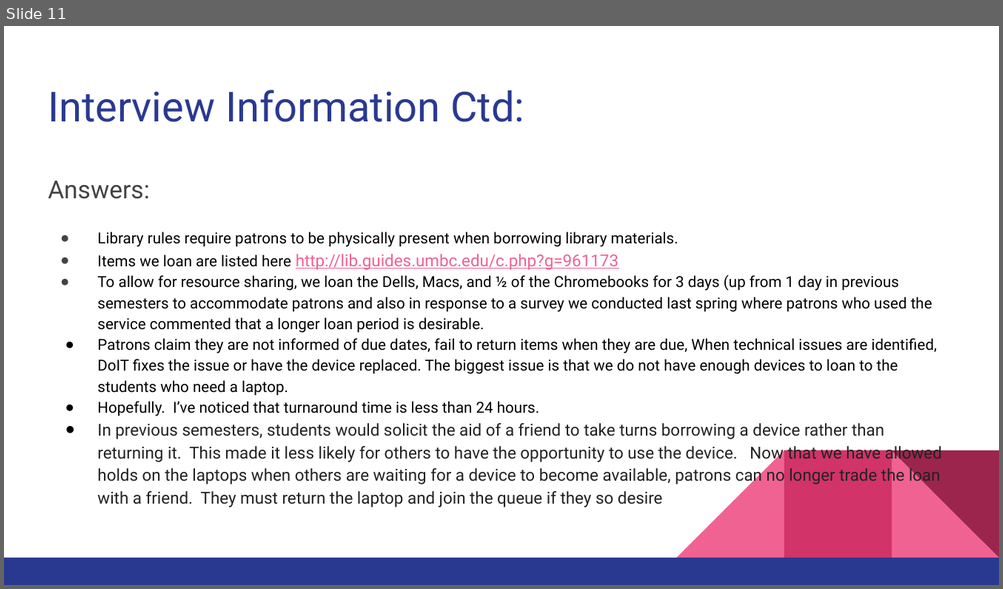
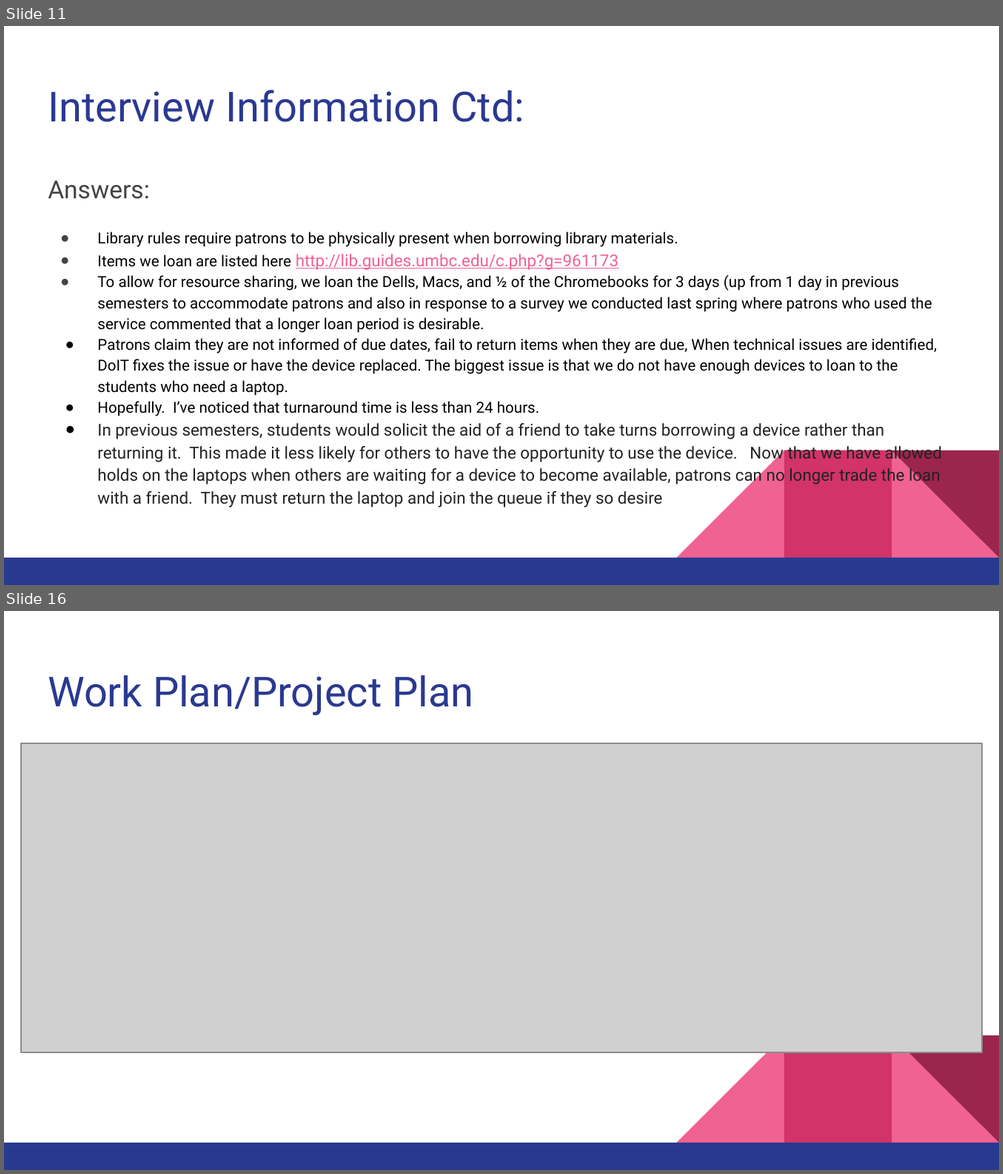
Before and after one commit to N-Roomi/A.O.K.-Laptop-Loan-System-Overhaul, a slide deck: Deliverable 2/A.O.K Laptop System Overhaul Deliverable 2.pptx. Shown one above the other, each under a label of ours: slide 11 before the commit, slides 11 and 16 after it; the slides between them are not shown. The pictures are 1003x589 and 1003x1174 pixels, drawn with LibreOffice and Linux fonts; fonts in the diff are those of the drawing; grey boxes stand for pictures. Boxes give left, top, right and bottom in pixels: in the first picture for what was removed or moved away, otherwise in the second. Text is boxed around its words. In the diff, an @@ line names an element or a change of style, - is before the commit and + after.

```diff
--- a/Deliverable 2/A.O.K Laptop System Overhaul Deliverable 2.pptx
+++ b/Deliverable 2/A.O.K Laptop System Overhaul Deliverable 2.pptx
@@ slide 16 added at (x1=4, y1=611, x2=999, y2=1170), background #FFFFFF; not listed: 5 template elements that a slide beside it also shows @@
@@ title added at (x1=48, y1=675, x2=473, y2=715), 30 pt, text #2A3990 @@
+Work Plan/Project Plan
@@ picture added at (x1=21, y1=743, x2=982, y2=1053) @@
```
Also in this commit, not shown: 9 slides changed, 1 other slide added, 1 slide removed, 1 other file.
